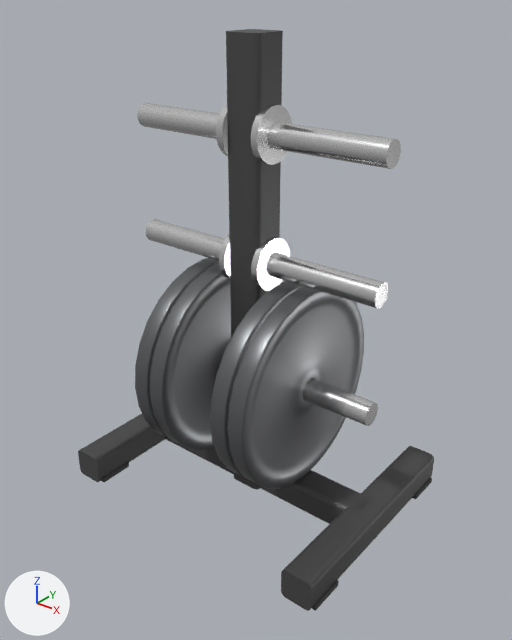
What one commit did to the glTF model catalogs/ludus/models/LD-A056/model.glb.
One viewpoint serves both versions: a 50 mm camera at (0.868, -1.08, 1.09) aimed at (0.022, -0.023, 0.434). Lighting does not change. The marker at lower left points along +X, +Y and +Z. The picture after the commit comes second. Where no turn or scale is listed for an object, it has been applied to the vertices.
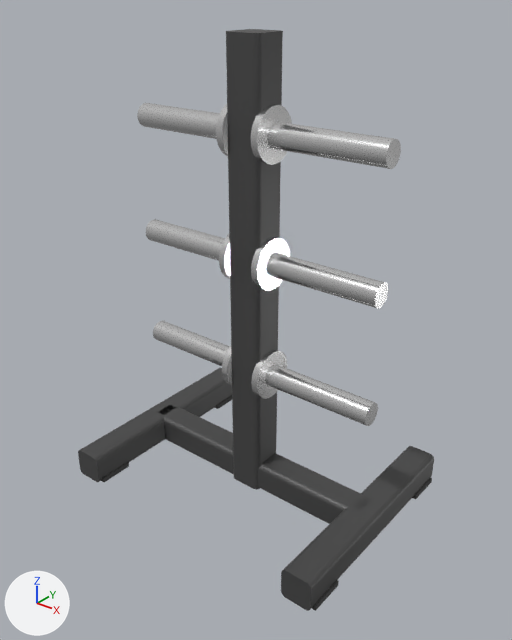
The change, as JSON lines over the scene's bpy script:
```json
{"op": "remove", "block": "ob_mesh_4", "code": ["ob_mesh_4 = bpy.data.objects.new('Mesh_4', me_mesh_4)", "ob_mesh_4.parent = ob_frame", "ob_mesh_4.location = (-0.085, 0.0, 0.3)", "ob_mesh_4.rotation_euler = (0.0, -1.571, 0.0)  # degrees (0, -90, 0)"]}
{"op": "remove", "block": "ob_mesh_4_001", "code": ["ob_mesh_4_001 = bpy.data.objects.new('Mesh_4.001', me_mesh_4)", "ob_mesh_4_001.parent = ob_frame", "ob_mesh_4_001.location = (-0.13, 0.0, 0.3)", "ob_mesh_4_001.rotation_euler = (0.0, -1.571, 0.0)  # degrees (0, -90, 0)"]}
{"op": "remove", "block": "ob_mesh_4_002", "code": ["ob_mesh_4_002 = bpy.data.objects.new('Mesh_4.002', me_mesh_4)", "ob_mesh_4_002.parent = ob_frame", "ob_mesh_4_002.location = (0.085, 0.0, 0.3)", "ob_mesh_4_002.rotation_euler = (0.0, -1.571, 0.0)  # degrees (0, -90, 0)"]}
{"op": "remove", "block": "ob_mesh_4_003", "code": ["ob_mesh_4_003 = bpy.data.objects.new('Mesh_4.003', me_mesh_4)", "ob_mesh_4_003.parent = ob_frame", "ob_mesh_4_003.location = (0.13, 0.0, 0.3)", "ob_mesh_4_003.rotation_euler = (0.0, -1.571, 0.0)  # degrees (0, -90, 0)"]}
```

What differs and where, as boxes (x1, y1, x2, y2) in the pictures (512 x 640 px):
```json
{"object": "Mesh_4.003", "change": "deleted", "before": [228, 286, 364, 489]}
{"object": "Mesh_4", "change": "deleted", "before": [150, 264, 231, 451]}
{"object": "Mesh_4.002", "change": "deleted", "before": [210, 281, 303, 477]}
{"object": "Mesh_4.001", "change": "deleted", "before": [135, 258, 219, 438]}
{"object": "Mesh_3.001", "change": "unchanged, uncovered by the edit", "after": [153, 321, 230, 366]}
```
